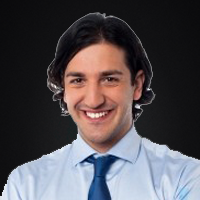
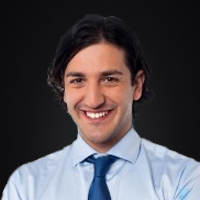
Revision of a layered w=200, h=200 image; what changed, layer by layer:
painted on "Background" over box(0, 12, 200, 200)
